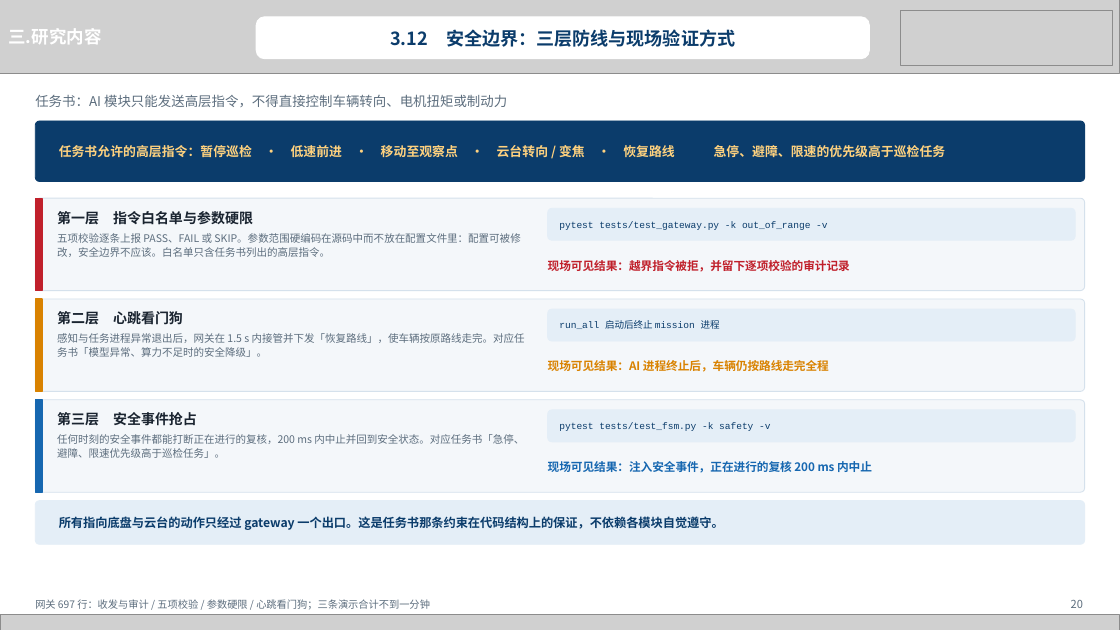
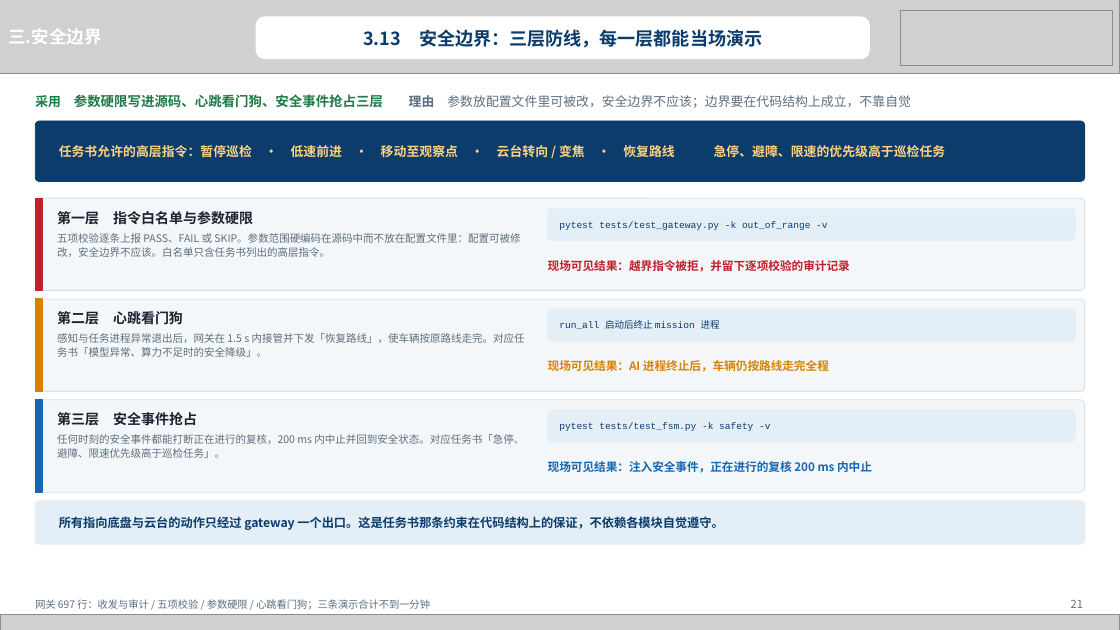
Before and after one commit to heizitalk666/2026summer, a slide deck: slide 21 of deliverables/中期答辩.pptx (slide 20 before the commit). Drawn at 1120x630 pixels with LibreOffice and Linux fonts; fonts in the diff are those of the drawing; grey boxes stand for pictures. Boxes give left, top, right and bottom in pixels: in the first picture for what was removed or moved away, otherwise in the second. Text is boxed around its words. In the diff, an @@ line names an element or a change of style, - is before the commit and + after.

```diff
--- a/deliverables/中期答辩.pptx
+++ b/deliverables/中期答辩.pptx
@@ text at (8, 29, 101, 44): text changed @@
-三.研究内容
+三.安全边界
@@ text at (363, 29, 762, 48): text changed @@
-3.12 安全边界：三层防线与现场验证方式
+3.13 安全边界：三层防线，每一层都能当场演示
@@ text at (35, 94, 911, 108): text changed; size 11.5 to 11 pt @@
-任务书：AI 模块只能发送高层指令，不得直接控制车辆转向、电机扭矩或制动力
+采用 参数硬限写进源码、心跳看门狗、安全事件抢占三层 理由 参数放配置文件里可被改，安全边界不应该；边界要在代码结构上成立，不靠自觉
@@ text at (1071, 600, 1083, 608): text changed @@
-20
+21
```
Also in this commit, not shown: 17 other slides changed, 1 slide added, 4 other files.
